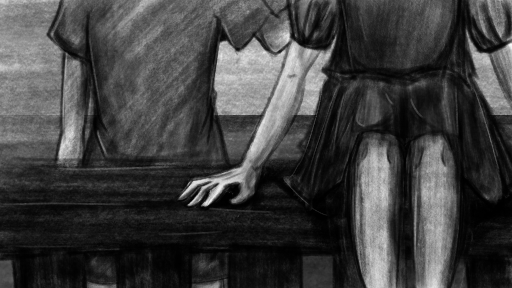
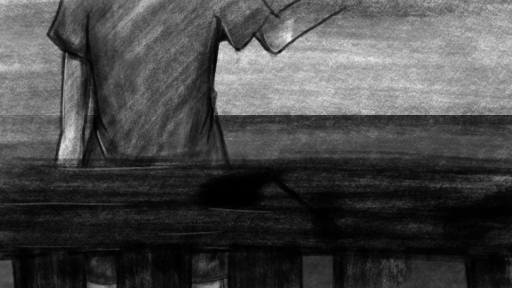
Revision of a layered 512 x 288 image; what changed, layer by layer:
hid group "crushsis" (3 layers) over [50, 0, 512, 288]
painted on "shadow" (1st of 3, in "crushsis") over [174, 0, 512, 288]
painted on "line" (2nd of 3, in "fence") over [174, 128, 512, 288]
painted on "shadow" (2nd of 3, in "fence") over [92, 64, 512, 288]
painted on "white" (1st of 2, in "fence") over [174, 128, 512, 288]
painted on "line" (3rd of 3, in "player") over [50, 0, 458, 288]
painted on "shadow" (3rd of 3, in "player") over [50, 0, 354, 288]
painted on "white" (2nd of 2, in "player") over [50, 0, 418, 288]
painted on "background" over [50, 0, 512, 288]
